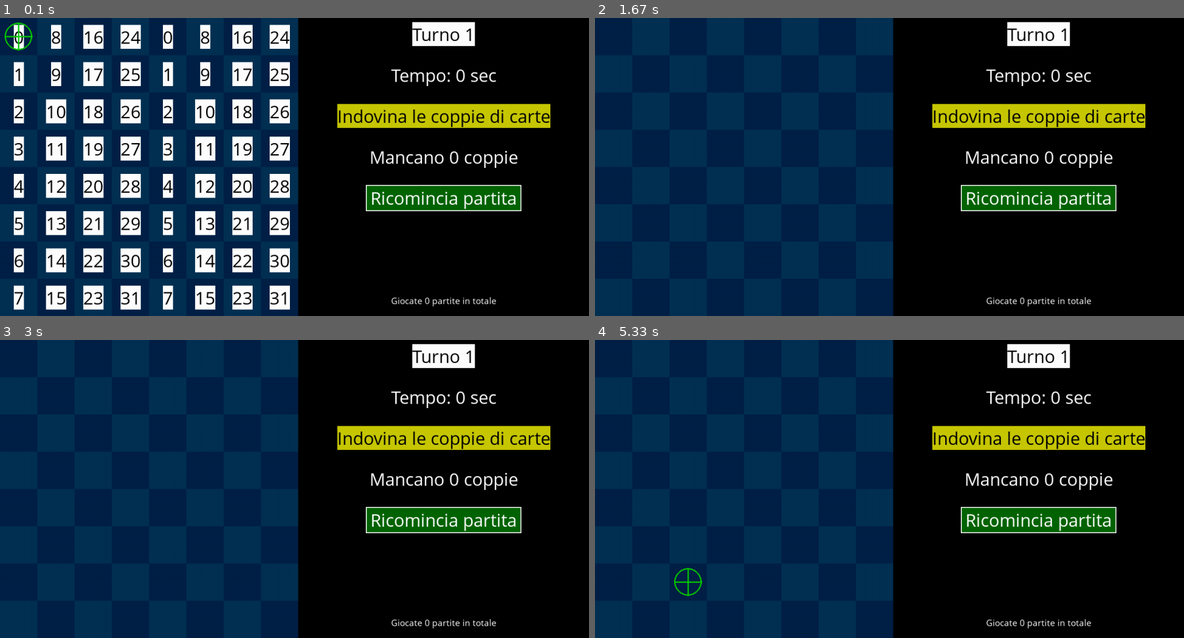
Above: before the commit, frames 1-4 (two rows, left to right).
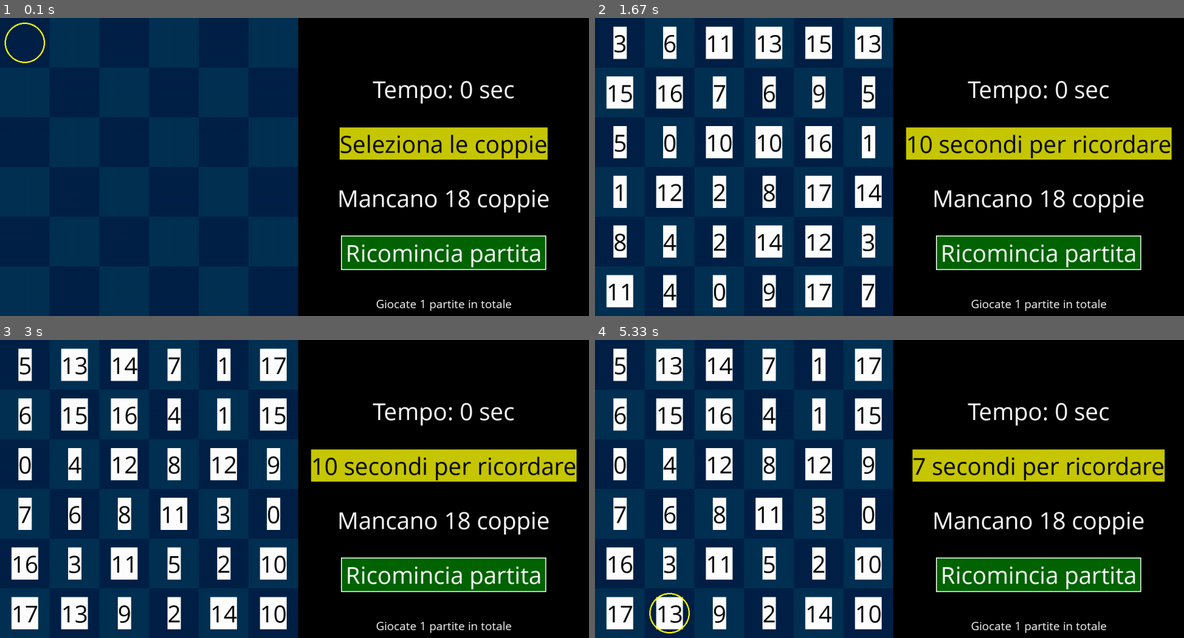
Above: after the commit, the same moments.

Repository: AlessandroBonomo28/pygame-tests
Game: pygame game, started from memory/game.py
Same seed, same stepped clock (60 frames per second), same inputs: the game is played once before the commit and once after it.
Inputs (mouse positions are in pixels of both pictures, inside the frame that each line leads up to):
- Up to frame 1 (0.1 s): no input
- Up to frame 2 (1.67 s): press the mouse at (889, 187) at 0.37 s; move the mouse to (818, 178) at 0.47 s; release the mouse at (748, 169) at 0.6 s; press the mouse at (742, 167) at 0.7 s; move the mouse to (759, 113) at 0.8 s; release the mouse at (771, 59) at 0.93 s; click (1042, 169) at 1.05 s; click "Ricomincia partita" at 1.38 s
- Up to frame 3 (3 s): press the mouse at (147, 489) at 1.7 s; move the mouse to (111, 486) at 1.8 s; release the mouse at (76, 480) at 1.93 s; click "Ricomincia partita" at 2.05 s; click (76, 417) at 2.38 s; press the mouse at (76, 417) at 2.7 s; move the mouse to (212, 411) at 2.8 s; release the mouse at (347, 405) at 2.93 s
- Up to frame 4 (5.33 s): click (765, 512) at 3.05 s; press the mouse at (765, 512) at 3.37 s; move the mouse to (830, 548) at 3.47 s; release the mouse at (895, 587) at 3.6 s; press the mouse at (765, 512) at 3.7 s; move the mouse to (730, 465) at 3.8 s; release the mouse at (695, 414) at 3.93 s; press the mouse at (742, 489) at 4.03 s; move the mouse to (812, 515) at 4.13 s; release the mouse at (883, 539) at 4.27 s; press the mouse at (742, 489) at 4.37 s; move the mouse to (871, 512) at 4.47 s; release the mouse at (995, 533) at 4.6 s; press the mouse at (742, 489) at 4.7 s; move the mouse to (730, 462) at 4.8 s; release the mouse at (718, 432) at 4.93 s; press the mouse at (742, 489) at 5.03 s; move the mouse to (706, 539) at 5.13 s; release the mouse at (677, 593) at 5.27 s

The runs differ from the first frame. In frame 1, 31% of the frame differs, in the area x 0-94%, y 1-99%; in frame 2, 29%; in frame 3, 29%; in frame 4, 29%.

Commit message:
game prototype ready

Diff:
--- a/memory/data/player.json
+++ b/memory/data/player.json
@@ -1 +1 @@
-{"ID": "602aaecb-9069-4521-a140-e532d4d667c5", "name": "Pippo", "experience": 0, "draws": 0, "total_experience": 0, "level": 1, "losses": 0, "wins": 0}
+{"ID": "602aaecb-9069-4521-a140-e532d4d667c5", "name": "Pippo", "experience": 0, "draws": 0, "total_experience": 0, "level": 1, "losses": 0, "wins": 1}
--- a/memory/game.py
+++ b/memory/game.py
@@ -1,5 +1,5 @@
 from tkinter import filedialog
-import pygame,datetime,json
+import pygame,datetime,json,threading
 
 from tkinter import *
 from tkinter import messagebox
@@ -47,19 +47,22 @@
 oddCellColor = (0,33,71)
 bgLogColor = (0,0,0)
 
-colorSelectedPiece = (0,255,0)
-
-
+selectedCard = None
+card_show_list = []
+colorSelectedPiece = (255,255,0)
+
+showing_cards = False
 piecesRadius = cell_width//2 -10
 selectedPieceRadius = piecesRadius +2.5
-selectedPieceStroke = 5
+selectedPieceStroke = 8
 
 player_level_previous_game = None
 
 msBlinkSelector = 500
 ticksLastBlinkSelector = 0
 
-
+sec_show_all_cards = 10
+sec_hide_previous_move = 5
 
 time_elapsed_ms = 0
 kill_streak_happening = False
@@ -71,16 +74,35 @@
 	messagebox.showinfo(title,msg)
 
 def resetGame():
-	global board,   time_elapsed_ms,button_reset
+	global board,time_elapsed_ms,button_reset, showing_cards,time_start_show,last_timer,card_show_list
+	card_show_list = []
 	board.reset()
 	time_elapsed_ms = 0
 	button_reset.set_blink(False)
 	button_reset.set_original_color()
 	pygame.mixer.Sound.play(start_game)
 
+	showing_cards = True
+	# timer to hide all cards
+	def hide_all_cards():
+		global showing_cards, time_start_show
+		showing_cards = False
+	time_start_show = pygame.time.get_ticks()
+	if last_timer and last_timer.is_alive():
+		last_timer.cancel()
+	last_timer = threading.Timer(sec_show_all_cards, hide_all_cards)
+	last_timer.start()
+
 def mousePositionToCell(position):
 	return (position[0]//cell_width, position[1]//cell_width)
 
+def drawSelectedCard():
+	global selectedCard
+	if selectedCard:
+		# draw circle with cross
+		x = (selectedCard.position[0]+0.5)*cell_width
+		y = (selectedCard.position[1]+0.5)*cell_width
+		pygame.draw.circle(canvas,colorSelectedPiece,(x,y), selectedPieceRadius,selectedPieceStroke)
 
 def updateGamePostMove():
 	global assign_exp, player_level_previous_game
@@ -101,15 +123,18 @@
 
 
 def drawPieces(board : Board):
+	global card_show_list
 	for card in board.cards:
-		# draw text at center of cell with hash
-		x = (card.position[0]+0.5)*cell_width
-		y = (card.position[1]+0.5)*cell_width
-		txt = fontTurn.render(str(card.hashed_id), True, (0,0,0), (255,255,255))
-		txtRect = txt.get_rect()
-		txtRect.center = (x, y)
-		canvas.blit(txt, txtRect)
-		#drawCross(card.position,(255,255,255),(0,0,0))
+		if card.guessed or card in card_show_list or showing_cards:
+			# draw text at center of cell with hash
+			x = (card.position[0]+0.5)*cell_width
+			y = (card.position[1]+0.5)*cell_width
+			bgColCard = (255,255,255) if not card.guessed else (0,255,0)
+			txt = fontTurn.render(str(card.hashed_id), True, (0,0,0), bgColCard)
+			txtRect = txt.get_rect()
+			txtRect.center = (x, y)
+			canvas.blit(txt, txtRect)
+			#drawCross(card.position,(255,255,255),(0,0,0))
 
 def drawCross(position,color_outline,color_cross):
 	# draw cross with outline
@@ -125,7 +150,7 @@
 
 
 def drawAim(board : Board):
-	aim_color = (0,200,0)
+	aim_color = (255,255,0)
 	if board.status == GameStatus.IN_PROGRESS:
 		# draw red circle with cross
 		mouse_pos = pygame.mouse.get_pos()
@@ -134,9 +159,6 @@
 			x = (cell[0]+0.5)*cell_width
 			y = (cell[1]+0.5)*cell_width
 			pygame.draw.circle(canvas,aim_color,(x,y), piecesRadius,3)
-			# draw single cross vertical horizontal
-			pygame.draw.line(canvas,aim_color,(x-piecesRadius,y),(x+piecesRadius,y),3)
-			pygame.draw.line(canvas,aim_color,(x,y-piecesRadius),(x,y+piecesRadius),3)
 
 
 def drawBoard(board :Board):
@@ -166,7 +188,8 @@
 	text = fontTurn.render(textTurn, True, textTurnColor, textTurnBgColor)
 	textRect = text.get_rect()
 	textRect.center = (text_x, text_y)
-	canvas.blit(text, textRect)
+	if board.status != GameStatus.IN_PROGRESS:
+		canvas.blit(text, textRect)
 
 
 	time_elapsed_s = (time_elapsed_ms//1000)
@@ -186,13 +209,15 @@
 
 	status_text_color = (0,0,0)
 	bg_status_color = (200,200,0)
-	enemy_boats_txt = "Indovina le coppie di carte"
-	text = normalText.render(enemy_boats_txt, True, status_text_color,bg_status_color)
+	time_elapsed_hide = pygame.time.get_ticks() - time_start_show
+	secs = sec_show_all_cards - (time_elapsed_hide//1000)
+	txt_warn = f"{secs} secondi per ricordare" if showing_cards else "Seleziona le coppie"
+	text = normalText.render(txt_warn, True, status_text_color,bg_status_color)
 	textRect = text.get_rect()
 	textRect.center = (text_x, text_y + text_spacing*2)
 	canvas.blit(text, textRect)
 	score_txt_color = (255,255,255)
-	score_txt = f"Mancano {board.score} coppie"
+	score_txt = f"Mancano {Board.height**2 //2- board.score} coppie"
 	text = normalText.render(score_txt, True, score_txt_color, (0,0,0))
 	textRect = text.get_rect()
 	textRect.center = (text_x, text_y + text_spacing*3)
@@ -208,7 +233,7 @@
 
 def drawPlayerStats():
 	text_x, text_y = Board.width*cell_width + (width -Board.width*cell_width)//2, 35
-	text_y += text_spacing*4
+	text_y = board.height * cell_width//2
 	color = (255,255,255)
 	bgColorRect = (0,0,0)
 	text = playerText.render(f"Giocate {player.total_games()} partite in totale", True, color,bgColorRect)
@@ -267,7 +292,8 @@
 print("hard mode:",hard_mode)
 
 assign_exp = False
-
+last_timer = None
+time_start_show = 0
 player = Player(player_name)
 
 button_reset = myButton("Ricomincia partita", (0,0), (0,100,0), (255,255,255), normalText,False,border_color=(255,255,255))
@@ -299,7 +325,7 @@
 		time_elapsed_ms += pygame.time.Clock().tick(60)
 	elif assign_exp:
 		assign_exp = False
-		player.add_exp(board.black_score)
+		player.add_exp(board.score)
 	canvas.fill(bgColor)
 
 
@@ -324,6 +350,8 @@
 		if event.type == pygame.KEYDOWN:
 			if event.key == pygame.K_ESCAPE:
 				exit = True
+			#if event.key == pygame.K_s:
+			#	showing_cards = not showing_cards
 			if event.key == pygame.K_m:
 				audio_enabled = not audio_enabled
 				if audio_enabled:
@@ -338,6 +366,7 @@
 		if (event.type == pygame.MOUSEBUTTONDOWN or event.type == pygame.MOUSEBUTTONUP) :
 			pos = pygame.mouse.get_pos()
 
+
 			if board.status != GameStatus.IN_PROGRESS:
 				break
 
@@ -349,35 +378,60 @@
 				ticksLastBlinkSelector = pygame.time.get_ticks()
 				if not board.isInsideBounds(cellPosition):
 					print("invalid cell to hit")
+					selectedCard = None
 					break
 
-
-				"""if board.getCellColor(cellPosition) == PieceColor.RED:
-					piece_to_hit = board.getCardByPosition(cellPosition)
-					if piece_to_hit != None and piece_to_hit.color != board.whoMoves():
-						print("piece to hit:",piece_to_hit)
-						move = Move(board.turn_count,PieceColor.BLACK,cellPosition,piece_to_hit,"hitted")
-					else:
-						move = Move(board.turn_count,PieceColor.BLACK,cellPosition,None,"missed")
+				if showing_cards:
+					pygame.mixer.Sound.play(wrong_sound)
+					break
+
+				if board.getCardByPosition(cellPosition).guessed:
+					pygame.mixer.Sound.play(wrong_sound)
+					selectedCard = None
+					break
+				if selectedCard == None:
+					selectedCard = board.getCardByPosition(cellPosition)
+					pygame.mixer.Sound.play(move_sound)
+				else:
+					# second card selected
+					secondCard = board.getCardByPosition(cellPosition)
+					if secondCard == selectedCard:
+						pygame.mixer.Sound.play(wrong_sound)
+						break
+					move = Move(board.turn_count,(selectedCard,secondCard),"move")
 					board.makeMove(move)
-					if move.did_hit() and piece_to_hit.is_dead:
-						pygame.mixer.Sound.play(big_boom)
-					elif move.did_hit():
-						pygame.mixer.Sound.play(boom_sound)
+					if move.did_guess():
+						pygame.mixer.Sound.play(good_sound)
 					else:
 						pygame.mixer.Sound.play(wrong_sound)
+						if not hard_mode:
+							card_show_list = []
+						card_show_list.append(selectedCard)
+						card_show_list.append(secondCard)
+						# deselect after time using threading timer
+						def deselect():
+							global card_show_list
+							# dequeue 2
+							try:
+								card_show_list.pop(0)
+								card_show_list.pop(0)
+							except:
+								pass
+						if hard_mode:
+							last_timer = threading.Timer(sec_hide_previous_move, deselect).start()
+
+					selectedCard = None
 					updateGamePostMove()
-				else:
-					pygame.mixer.Sound.play(wrong_sound)"""
+
 
 	drawBoard(board)
 	#drawCellNumbers(board)
 	drawPieces(board)
-
+	drawAim(board)
+	drawSelectedCard()
 	# bg of right part of screen
 	pygame.draw.rect(canvas,bgLogColor,(height,0,width-height,height))
 
 	drawTextGameStatus()
 	drawPlayerStats()
-	drawAim(board)
 	pygame.display.update()
--- a/memory/game_settings.json
+++ b/memory/game_settings.json
@@ -5,5 +5,5 @@
     "year_born": 1934,
     "player_name": "Pippo",
     "hard_mode" : false,
-    "side_board" : 8
+    "side_board" : 6
 }
--- a/memory/model/memory.py
+++ b/memory/model/memory.py
@@ -41,6 +41,7 @@
 
 
 class Board:
+    guessed : list[Card]
     __score_multiplier = 1
     status : GameStatus = GameStatus.IN_PROGRESS
     height : int = 14
@@ -52,13 +53,23 @@
     def __init__(self, cards : list[Card] = []):
         self.score = 0
         self.moves = []
+        self.guessed = []
         self.turn_count = 0
         self.cards = cards
         self.__updateStatus()
 
 
     def reset(self):
-        self.__init__([])
+        positions = []
+        for card in self.cards:
+            card.reset()
+            positions.append(card.position)
+        # shuffle cards positions
+        random.shuffle(positions)
+        for card in self.cards:
+            card.position = positions.pop()
+
+        self.__init__(self.cards)
 
     def get_multiplier(self):
         return self.__score_multiplier
@@ -73,13 +84,23 @@
             return None
 
     def __updateStatus(self):
-        # count cards to guess
-        self.status = GameStatus.IN_PROGRESS
+        cards_to_guess = 0
+        for card in self.cards:
+            if not card.guessed:
+                cards_to_guess += 1
+        if cards_to_guess == 0:
+            self.status = GameStatus.WIN
+        else:
+            self.status = GameStatus.IN_PROGRESS
 
     def makeMove(self, move : Move):
         self.turn_count += 1
-
-
+        if move.did_guess():
+            move.pair[0].guessed = True
+            move.pair[1].guessed = True
+            self.guessed.append(move.pair[0])
+            self.guessed.append(move.pair[1])
+            self.increment_score(move)
         self.moves.append(move)
         self.__updateStatus()
 
